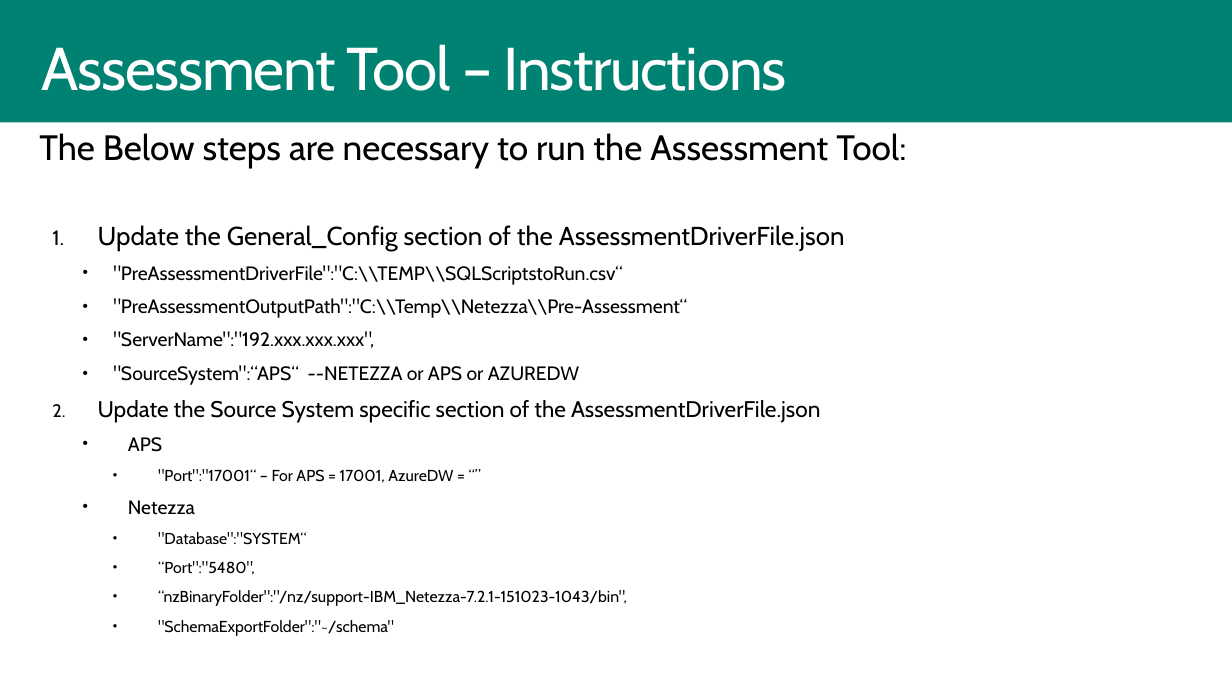
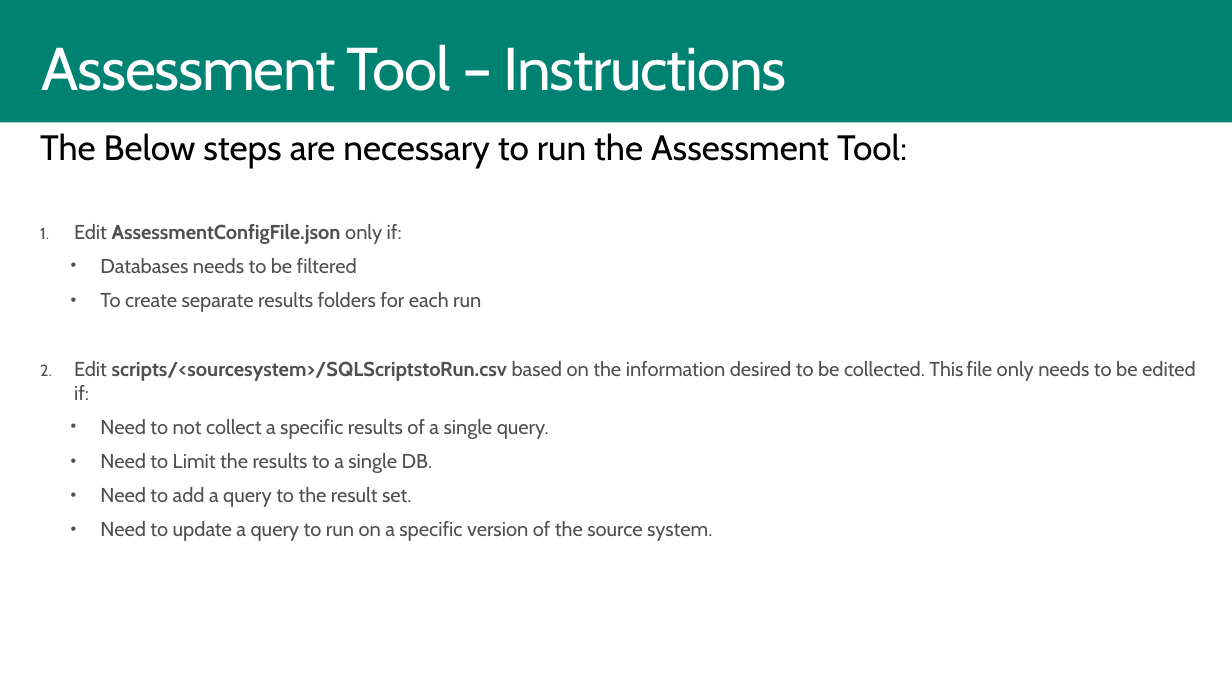
Before and after one commit to microsoft/AzureSynapseScriptsAndAccelerators, a slide deck: slide 10 of Assessment/AssessmentTool.pptx. Drawn at 1232x693 pixels with LibreOffice and Linux fonts; fonts in the diff are those of the drawing; background and template pictures are left out. Boxes give left, top, right and bottom in pixels: in the first picture for what was removed or moved away, otherwise in the second. Text is boxed around its words. In the diff, an @@ line names an element or a change of style, - is before the commit and + after.

```diff
--- a/Assessment/AssessmentTool.pptx
+++ b/Assessment/AssessmentTool.pptx
@@ text at (x1=74, y1=224, x2=1196, y2=541): text changed; size 15.3 to 16 pt; text colour #000000 to #505050 @@
-    1. Update the General_Config section of the AssessmentDriverFile.json
-      • "PreAssessmentDriverFile":"C:\\TEMP\\SQLScriptstoRun.csv“
-      • "PreAssessmentOutputPath":"C:\\Temp\\Netezza\\Pre-Assessment“
-      • "ServerName":"192.xxx.xxx.xxx",
-      • "SourceSystem":“APS“ --NETEZZA or APS or AZUREDW
-    2. Update the Source System specific section of the AssessmentDriverFile.json
-      • APS
-        • "Port":"17001“ – For APS = 17001, AzureDW = “”
-      • Netezza
-        • "Database":"SYSTEM“
-        • “Port":"5480",
-        • “nzBinaryFolder":"/nz/support-IBM_Netezza-7.2.1-151023-1043/bin",
-        • "SchemaExportFolder":"~/schema"
+1. Edit AssessmentConfigFile.json only if:
+  • Databases needs to be filtered
+  • To create separate results folders for each run
+2. Edit scripts/<sourcesystem>/SQLScriptstoRun.csv based on the information desired to be collected. This file only needs to be edited if:
+  • Need to not collect a specific results of a single query.
+  • Need to Limit the results to a single DB.
+  • Need to add a query to the result set.
+  • Need to update a query to run on a specific version of the source system.
```
Also in this commit, not shown: 5 other slides changed.
